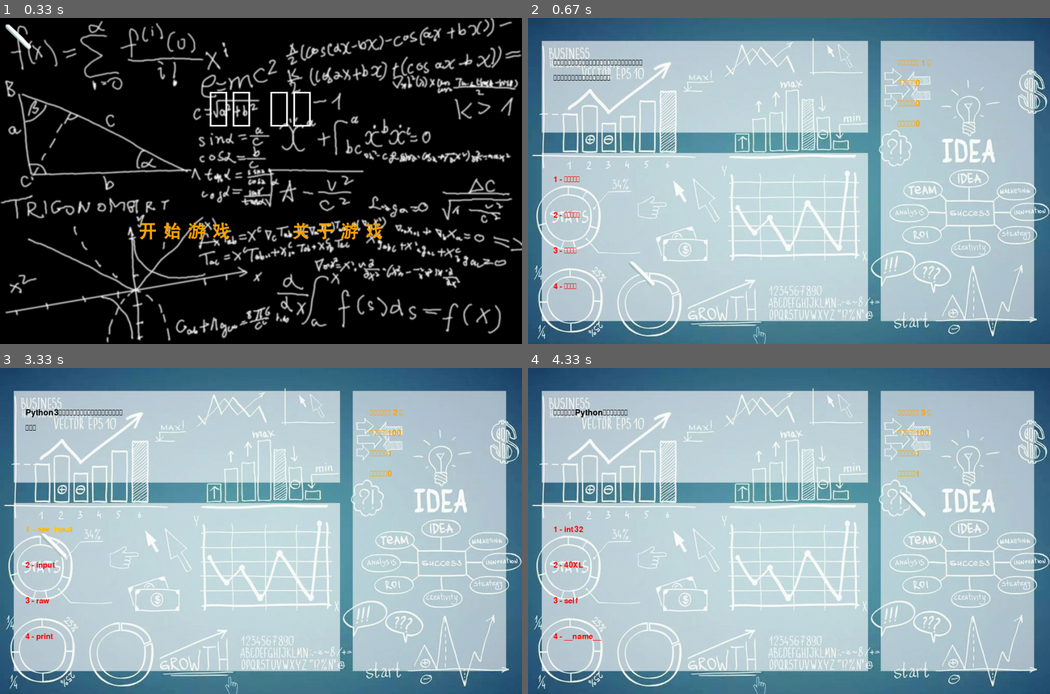
Above: before the commit, frames 1-4 (two rows, left to right).
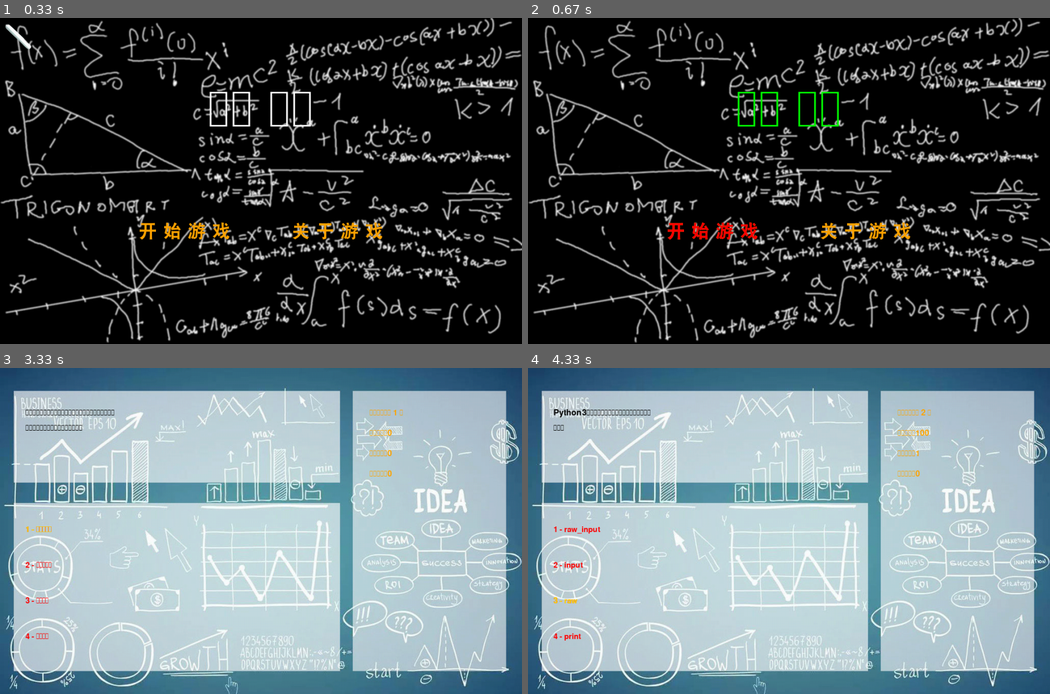
Above: after the commit, the same moments.

Repository: seancheng33/somethink_for_myself
Game: pygame game, started from game/答题游戏/answer.py
Two runs of this game, one before a commit and one after it. Both use one fixed random seed, a clock stepped at 60 frames per second and the inputs below.
Inputs (mouse positions are in pixels of both pictures, inside the frame that each line leads up to):
- Up to frame 1 (0.33 s): no input
- Up to frame 2 (0.67 s): press the mouse at (710, 229) at 0.37 s; move the mouse to (668, 242) at 0.47 s; release the mouse at (627, 255) at 0.6 s
- Up to frame 3 (3.33 s): click (261, 570) at 1.73 s; press the mouse at (36, 527) at 2.03 s; move the mouse to (93, 583) at 2.13 s; release the mouse at (146, 635) at 2.27 s; press the mouse at (36, 527) at 3.27 s
- Up to frame 4 (4.33 s): move the mouse to (580, 576) at 3.37 s; release the mouse at (590, 622) at 3.5 s; press the mouse at (564, 599) at 3.6 s; move the mouse to (731, 544) at 3.7 s; release the mouse at (898, 488) at 3.83 s

Frame 1 is identical in both runs. In frame 2, 100% of the frame differs, in the area x 0-100%, y 0-100%; in frame 3, 0.7%; in frame 4, 0.6%.

Commit message:
微调优化部分逻辑

Diff:
--- a/game/答题游戏/answer.py
+++ b/game/答题游戏/answer.py
@@ -99,7 +99,7 @@
     level_answer = level['answers']
     level_correct = int(level['correct'])
 
-    mouseCursor = pygame.image.load('img/cursor.png').convert_alpha()
+    mouseCursor = pygame.image.load('img/cursor.png').convert_alpha()  # 载入鼠标的图片
 
     while True:
 
@@ -169,7 +169,6 @@
             pressed = pygame.mouse.get_pressed()
             for event in pressed:
                 if event == 1:
-                    pygame.time.wait(1000)  # 等待一秒，防止点击太快变成连下一题也点了
                     if level_correct == 1:
                         return 'yes'
                     else:
@@ -180,7 +179,6 @@
             pressed = pygame.mouse.get_pressed()
             for event in pressed:
                 if event == 1:
-                    pygame.time.wait(1000)  # 等待一秒，防止点击太快变成连下一题也点了
                     if level_correct == 2:
                         return 'yes'
                     else:
@@ -191,7 +189,6 @@
             pressed = pygame.mouse.get_pressed()
             for event in pressed:
                 if event == 1:
-                    pygame.time.wait(1000)  # 等待一秒，防止点击太快变成连下一题也点了
                     if level_correct == 3:
                         return 'yes'
                     else:
@@ -202,7 +199,6 @@
             pressed = pygame.mouse.get_pressed()
             for event in pressed:
                 if event == 1:
-                    pygame.time.wait(1000)  # 等待一秒，防止点击太快变成连下一题也点了
                     if level_correct == 4:
                         return 'yes'
                     else:
@@ -227,7 +223,7 @@
     score_rect.centerx = SUBFACE.get_rect().centerx
 
     total_right_percent = right_score / (right_score + wrong_score)
-    right_img = globalFont.render('正确率： ' + str(total_right_percent*100) + ' %', True, color_dict['orange'])
+    right_img = globalFont.render('正确率： ' + str(total_right_percent * 100) + ' %', True, color_dict['orange'])
     right_rect = right_img.get_rect()
     right_rect.top = 200
     right_rect.centerx = SUBFACE.get_rect().centerx
@@ -241,7 +237,7 @@
     bg_rect = bg_img.get_rect()
     bg_rect.center = SUBFACE.get_rect().center
 
-    tip_img = globalFont.render('按 Enter 返回标题界面；按 ESC 退出游戏',True,color_dict['red'])
+    tip_img = globalFont.render('按 Enter 返回标题界面；按 ESC 退出游戏', True, color_dict['red'])
     tip_rect = tip_img.get_rect()
     tip_rect.centerx = SUBFACE.get_rect().centerx
     tip_rect.bottom = 540
@@ -253,7 +249,7 @@
     while True:
         SUBFACE.blit(bg_img, bg_rect)
         pygame.draw.rect(SUBFACE, color_dict['white'], bg_fill)
-        pygame.draw.rect(SUBFACE, color_dict['red'], bg_fill, 4)
+        pygame.draw.rect(SUBFACE, color_dict['gold'], bg_fill, 4)
         SUBFACE.blit(score_img, score_rect)
         SUBFACE.blit(right_score_img, right_score_rect)
         SUBFACE.blit(right_img, right_rect)
@@ -267,7 +263,7 @@
                     close_program()
                 elif event.key == K_RETURN:
                     return 'reset'
-
+        pygame.mouse.set_visible(True)
         pygame.display.update()
         pygame.time.Clock().tick(30)
 
@@ -278,8 +274,6 @@
     desingBy = 'SeanCheng'
     guiDesing = 'SeanCheng'
     copyRight = 'CopyRight © SeanCheng'
-
-
 
     while True:
         SUBFACE.fill(color_dict['black'])
@@ -291,8 +285,9 @@
                 if event.key == K_ESCAPE:
                     close_program()
                 elif event.key == K_RETURN:
-
                     return 'reset'
+
+        pygame.mouse.set_visible(True)
 
         pygame.display.update()
         pygame.time.Clock().tick(30)
@@ -328,26 +323,25 @@
         q_list['correct'] = correct
         game_level.append(q_list)
 
-
-    # 生产随机指定数量的题集
+    # 生产随机指定数量的题集，利用set的去重特性，这样当set的长度是10时，就是10个不重复的数字
     tmp_level = set()
     while len(tmp_level) < 10:
-        randNum = random.randint(0, len(game_level)-1)
+        randNum = random.randint(0, len(game_level) - 1)
         tmp_level.add(randNum)
 
     new_question = []
     for i in tmp_level:
         new_question.append(game_level[i])
 
-    # 因为set的缘故，提取出来的题目是安装顺序排列的，需要在打乱一次
+    # 因为set的缘故，提取出来的题目是按顺序排列的，需要打乱一次,形成每次游戏时的题目顺序的独特随机性
     random.shuffle(new_question)
 
     return new_question
 
 
 def main():
-    # 全局话声明
-    global SUBFACE, titleFont, globalFont, helpFont, color_dict, game_level, questionFont, answerFont, score, right_score, wrong_score
+    # 全局化声明
+    global SUBFACE, titleFont, globalFont, helpFont, color_dict, questionFont, answerFont, game_level
 
     # 颜色字典
     color_dict = {'red': (255, 0, 0),  # 纯红
@@ -360,7 +354,7 @@
                   'white': (255, 255, 255),  # 纯白
                   }
 
-    game_level = load_file("data.xml")
+    # game_level = load_file("data.xml")
 
     # 初始化
     pygame.init()
@@ -373,21 +367,24 @@
     questionFont = pygame.font.Font('font/HuaKanSong.ttf', 24)
     answerFont = pygame.font.Font('font/HuaKanSong.ttf', 22)
     helpFont = pygame.font.Font('font/HuaKanSong.ttf', 24)
-    result = game_title()
+
+    result = game_title()  # 游戏从初始的标题开始。所以这个直接载入，不需要添加到循环中去。
     corrent = 0
     score = 0
     right_score = 0
     wrong_score = 0
     while True:
         if 'reset' in result:
-            game_level = load_file("data.xml")
-            corrent = 0
+            # 返回到游戏标题界面
             result = game_title()
         elif 'start' in result:
+            game_level = load_file("data.xml")  # 在点开始游戏的时候载入10道题
+            pygame.time.wait(1500)  # 和答题同理
             result = load_game(corrent, score, right_score, wrong_score)
         elif 'about' in result:
-            about_this()
+            result = about_this()
         elif result in ('next', 'yes', 'no'):
+            pygame.time.wait(1500)  # 答题完成后，给定一个等待时间，有效防止题目下一题刷出来还没有看就点中了答案
             if result in 'yes':
                 score += 100
                 right_score += 1
